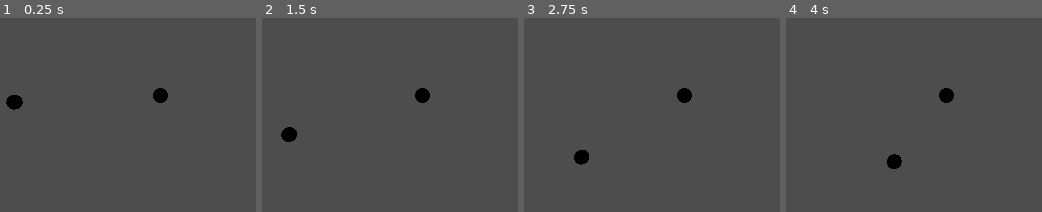
Above: before the commit, frames 1-4 (left to right).
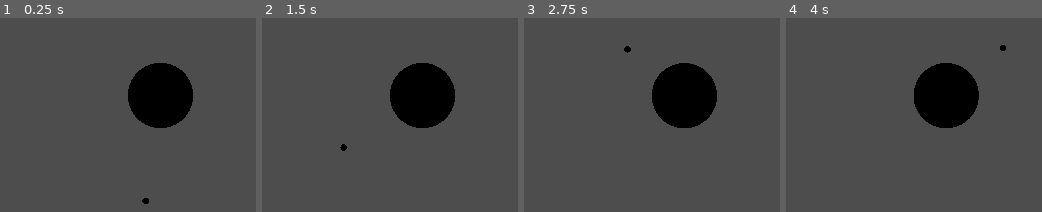
Above: after the commit, the same moments.

Repository: studentkrisk/planet-sim
Game: Godot game, scene res://world.tscn
Two runs of this game, one before a commit and one after it. Both use one fixed random seed, a clock stepped at 60 frames per second and the inputs below.
Inputs:
- Up to frame 1 (0.25 s): no input
- Up to frame 2 (1.5 s): tap E (edit, bound only after the commit) at 0.6, 1.35 s
- Up to frame 3 (2.75 s): tap Enter at 2 s; tap E (edit, bound only after the commit) at 2.1 s
- Up to frame 4 (4 s): tap E (edit, bound only after the commit) at 2.85, 3.6 s

The runs differ from the first frame. In frame 1, 6.9% of the frame differs, in the area x 2-76%, y 23-96%; in frame 2, 6.8%; in frame 3, 6.8%; in frame 4, 6.8%.

Commit message:
i have spent far too long figuring out that i needed to turn off the default damping

Diff:
--- a/project.godot
+++ b/project.godot
@@ -15,9 +15,18 @@
 config/features=PackedStringArray("4.2", "GL Compatibility")
 config/icon="res://icon.svg"
 
-[editor_plugins]
+[input]
 
-enabled=PackedStringArray("res://addons/gravity-gizmo/plugin.cfg")
+edit={
+"deadzone": 0.5,
+"events": [Object(InputEventKey,"resource_local_to_scene":false,"resource_name":"","device":-1,"window_id":0,"alt_pressed":false,"shift_pressed":false,"ctrl_pressed":false,"meta_pressed":false,"pressed":false,"keycode":0,"physical_keycode":69,"key_label":0,"unicode":101,"echo":false,"script":null)
+]
+}
+
+[physics]
+
+3d/default_linear_damp=0.0
+3d/default_angular_damp=0.0
 
 [rendering]
 
--- a/world.gd
+++ b/world.gd
@@ -1,25 +1,14 @@
-@tool
 extends Node3D
 
-var G = 0.1
+var editor_mode = false
+var G = 5
+
 func _physics_process(delta):
-	if Engine.is_editor_hint():
-		var positions = []
-		var planets = $planets.duplicate()
-		for i in range(20):
-			for body : RigidBody3D in planets.get_children():
-				for other_body : RigidBody3D in planets.get_children():
-					if body == other_body:
-						continue
-					body.linear_velocity += 0.1/body.mass*(other_body.position - body.position).normalized()*G*body.mass*other_body.mass/(other_body.position - body.position).length_squared()
-					body.position += body.linear_velocity*0.1
-			positions.append(planets.duplicate())
-		for i in range(len($planets.get_children())):
-			$planets.get_child(i).set_meta("simpos", [i, positions])
-	else:
-		for body : RigidBody3D in $planets.get_children():
-			for other_body : RigidBody3D in $planets.get_children():
-				if body == other_body:
-					continue
-				body.apply_central_force(delta*(other_body.position - body.position).normalized()*G*body.mass*other_body.mass/(other_body.position - body.position).length_squared())
-				#print(delta*(other_body.position - body.position).normalized()*G*body.mass*other_body.mass/(other_body.position - body.position).length_squared())
+	if Input.is_action_just_pressed("edit"):
+		editor_mode = not editor_mode
+	for body : RigidBody3D in $planets.get_children():
+		for other_body : RigidBody3D in $planets.get_children():
+			if body == other_body:
+				continue
+			body.apply_central_force(delta*(other_body.position - body.position).normalized()*G*body.mass*other_body.mass/(other_body.position - body.position).length_squared())
+			#print(delta*(other_body.position - body.position).normalized()*G*body.mass*other_body.mass/(other_body.position - body.position).length_squared())
--- a/world.tscn
+++ b/world.tscn
@@ -6,7 +6,12 @@
 
 [sub_resource type="SphereMesh" id="SphereMesh_24dsc"]
 
+[sub_resource type="SphereShape3D" id="SphereShape3D_geo6b"]
+radius = 5.0
+
 [sub_resource type="SphereMesh" id="SphereMesh_8tq5q"]
+radius = 5.0
+height = 10.0
 
 [node name="world" type="Node3D"]
 script = ExtResource("1_5gigl")
@@ -14,11 +19,11 @@
 [node name="planets" type="Node3D" parent="."]
 
 [node name="RigidBody3D" type="RigidBody3D" parent="planets"]
-transform = Transform3D(1, 0, 0, 0, 1, 0, 0, 0, 1, -5, 0, 0)
-mass = 25000.0
+transform = Transform3D(1, 0, 0, 0, 1, 0, 0, 0, 1, 0.0539322, 0, 16.3505)
+mass = 25.0
 gravity_scale = 0.0
 sleeping = true
-linear_velocity = Vector3(0, 0, 1)
+linear_velocity = Vector3(-10, 0, 0)
 metadata/simpos = [0, [Object(Node3D,"_import_path":NodePath(""),"unique_name_in_owner":false,"process_mode":0,"process …(273 unchanged characters)…
 , Object(Node3D,"_import_path":NodePath(""),"unique_name_in_owner":false,"process_mode":0,"process_priority":0,"process …(252 unchanged characters)…
 , Object(Node3D,"_import_path":NodePath(""),"unique_name_in_owner":false,"process_mode":0,"process_priority":0,"process …(252 unchanged characters)…
@@ -47,11 +52,9 @@
 [node name="MeshInstance3D" type="MeshInstance3D" parent="planets/RigidBody3D"]
 mesh = SubResource("SphereMesh_24dsc")
 
-[node name="RigidBody3D2" type="RigidBody3D" parent="planets"]
-transform = Transform3D(1, 0, 0, 0, 1, 0, 0, 0, 1, 5, 0, 0)
+[node name="sun" type="RigidBody3D" parent="planets"]
 mass = 25000.0
 gravity_scale = 0.0
-linear_velocity = Vector3(0, 0, -1)
 metadata/simpos = [1, [Object(Node3D,"_import_path":NodePath(""),"unique_name_in_owner":false,"process_mode":0,"process …(273 unchanged characters)…
 , Object(Node3D,"_import_path":NodePath(""),"unique_name_in_owner":false,"process_mode":0,"process_priority":0,"process …(252 unchanged characters)…
 , Object(Node3D,"_import_path":NodePath(""),"unique_name_in_owner":false,"process_mode":0,"process_priority":0,"process …(252 unchanged characters)…
@@ -74,11 +77,13 @@
 , Object(Node3D,"_import_path":NodePath(""),"unique_name_in_owner":false,"process_mode":0,"process_priority":0,"process …(252 unchanged characters)…
 ]]
 
-[node name="CollisionShape3D" type="CollisionShape3D" parent="planets/RigidBody3D2"]
-shape = SubResource("SphereShape3D_g371r")
+[node name="CollisionShape3D" type="CollisionShape3D" parent="planets/sun"]
+shape = SubResource("SphereShape3D_geo6b")
 
-[node name="MeshInstance3D" type="MeshInstance3D" parent="planets/RigidBody3D2"]
+[node name="MeshInstance3D" type="MeshInstance3D" parent="planets/sun"]
 mesh = SubResource("SphereMesh_8tq5q")
 
-[node name="Camera3D" type="Camera3D" parent="planets/RigidBody3D2"]
-transform = Transform3D(1, 0, 0, 0, -4.37114e-08, 1, 0, -1, -4.37114e-08, 0, 20, 0)
+[node name="Camera3D" type="Camera3D" parent="."]
+transform = Transform3D(1, 0, 0, 0, -4.37114e-08, 1, 0, -1, -4.37114e-08, 0, 100, 0)
+projection = 1
+size = 68.618
Not shown, changed: addons/gravity-gizmo/gizmo.gd
Not shown: 1 places in world.tscn that only renumber resources
Not shown, added: world.tscn-2oyt5S
Not shown, added: world.tscn-3UfCG6
Not shown, added: world.tscn-5Uitz3
Not shown, added: world.tscn-97AgMW
Not shown, added: world.tscn-ByAi2h
Not shown, added: world.tscn-Cr4ymG
Not shown, added: world.tscn-YNYH7J
Not shown, added: world.tscn-j38nLN
Not shown, added: world.tscn-r8dvUa
Not shown, added: world.tscn-u55Y2L
(and 1 more such lines)
